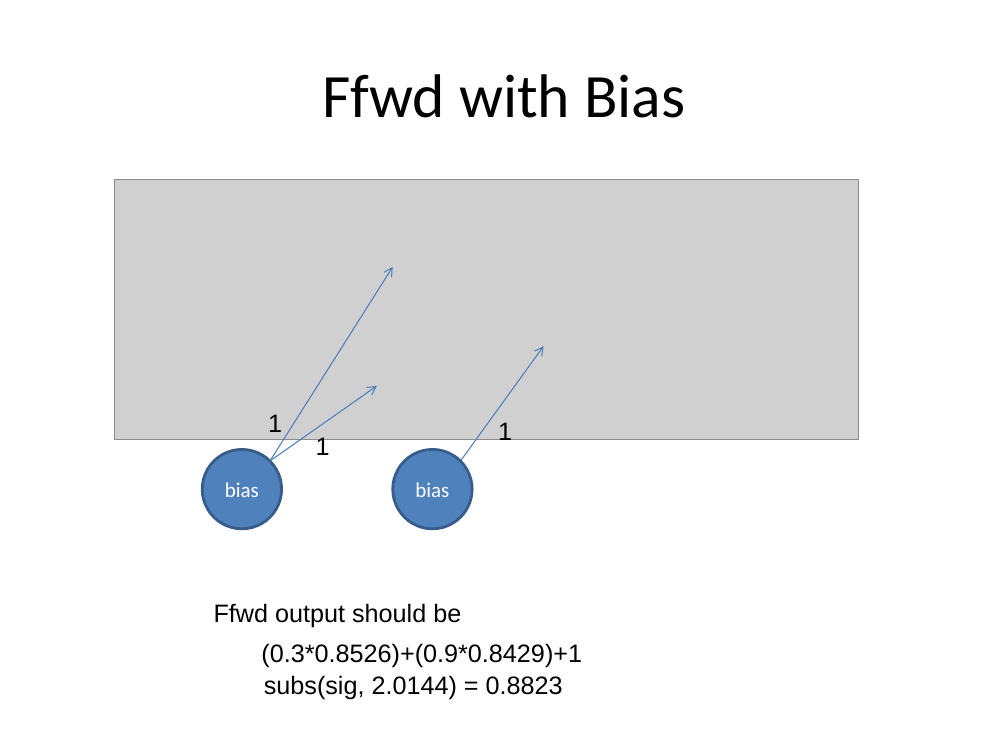
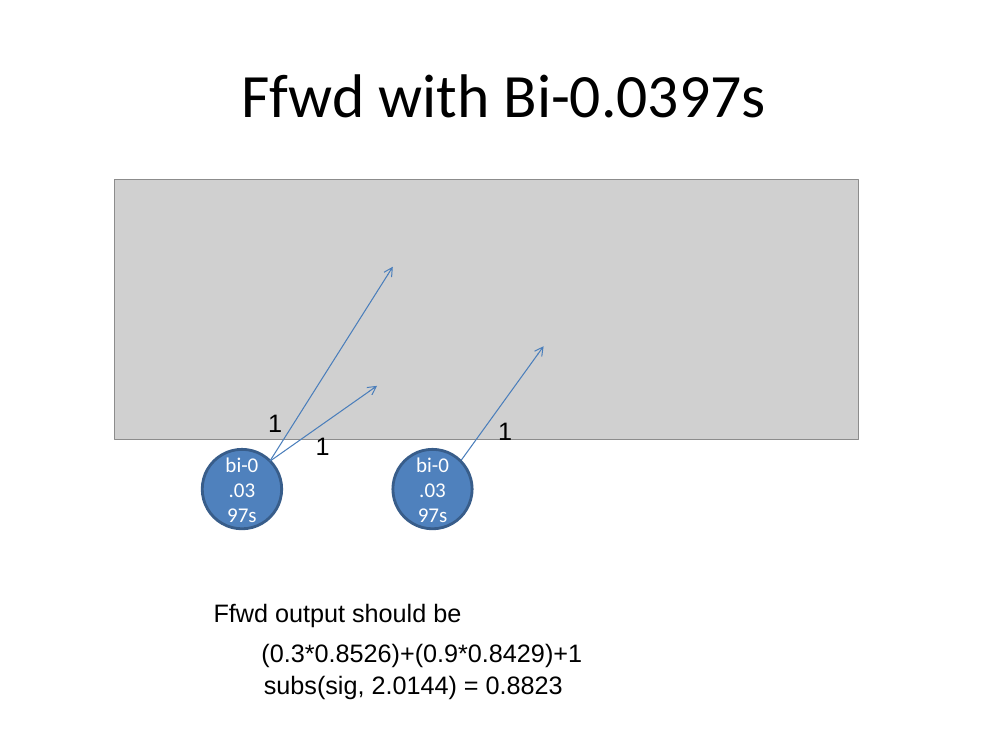
Before and after one commit to edvelezg/unb-nn, a slide deck: slide 8 of docs/Back Propagation.ppt. Drawn at 1008x756 pixels with LibreOffice and Linux fonts; fonts in the diff are those of the drawing; grey boxes stand for pictures. Boxes give left, top, right and bottom in pixels: in the first picture for what was removed or moved away, otherwise in the second. Text is boxed around its words. In the diff, an @@ line names an element or a change of style, - is before the commit and + after.

```diff
--- a/docs/Back Propagation.ppt
+++ b/docs/Back Propagation.ppt
@@ title at (242,74,766,118): text changed @@
-Ffwd with Bias
+Ffwd with Bi-0.0397s
@@ text in ellipse at (225,457,258,472): text changed @@
-bias
+bi-0.0397s
@@ text in ellipse at (416,457,449,472): text changed @@
-bias
+bi-0.0397s
```
Also in this commit, not shown: 3 other slides changed.
